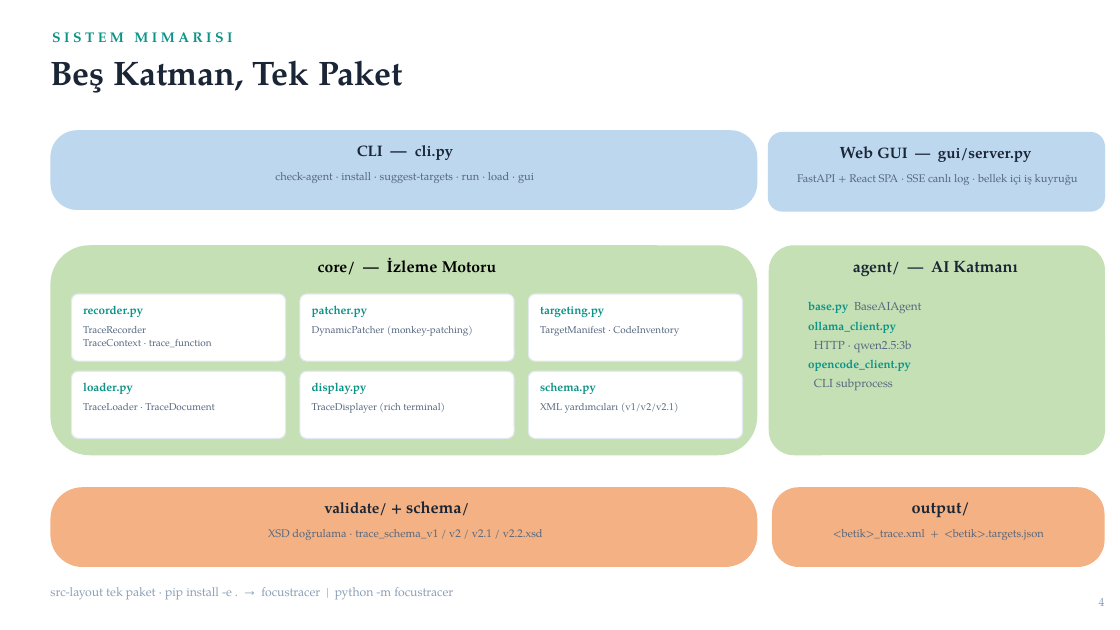
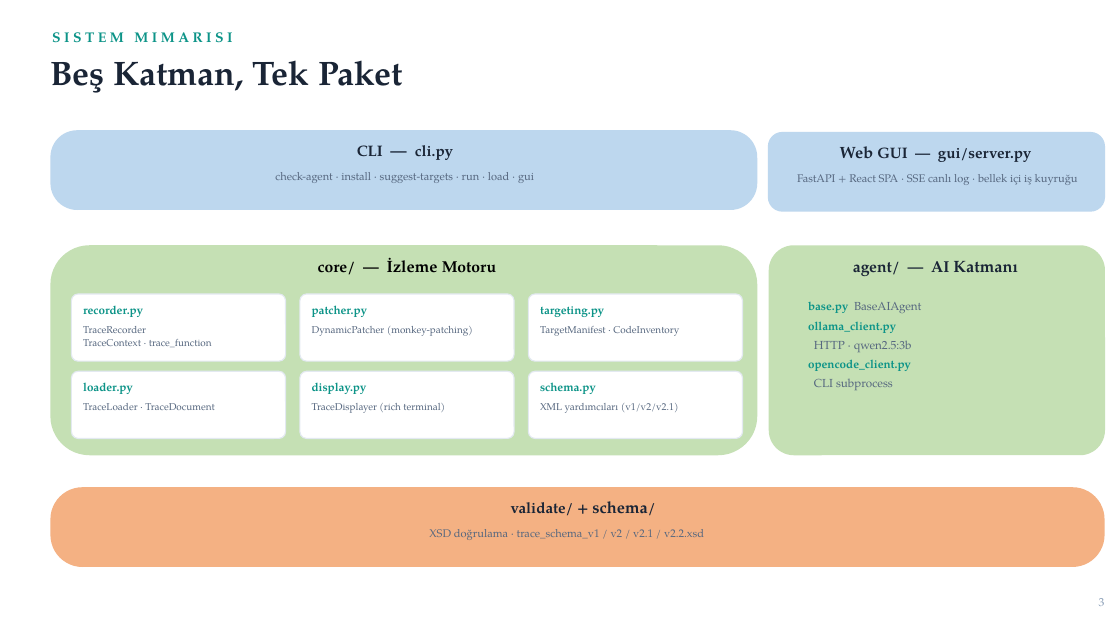
Before and after one commit to BitnetTR/focustracer, a slide deck: slide 4 of docs/FocusTracer_Sunum.pptx (slide 3 before the commit). Drawn at 1120x630 pixels with LibreOffice and Linux fonts; fonts in the diff are those of the drawing. Boxes give left, top, right and bottom in pixels: in the first picture for what was removed or moved away, otherwise in the second. Text is boxed around its words. In the diff, an @@ line names an element or a change of style, - is before the commit and + after.

```diff
--- a/docs/FocusTracer_Sunum.pptx
+++ b/docs/FocusTracer_Sunum.pptx
@@ rounded rectangle: place and size @@
-rounded rectangle at [50,487,758,567]
+rounded rectangle at [50,487,1105,567]
@@ text "validate/ + schema/": place and size @@
-text "validate/ + schema/" at [324,501,461,515]
+text "validate/ + schema/" at [511,501,647,516]
@@ rounded rectangle removed at [772,487,1105,567] @@
@@ text removed at [912,502,970,518] @@
-output/
@@ text "XSD doğrulama · trace_schema_v1 / ...": place and size @@
-text "XSD doğrulama · trace_schema_v1 / ..." at [268,529,543,540]
+text "XSD doğrulama · trace_schema_v1 / ..." at [429,529,704,540]
@@ text removed at [833,529,1043,540] @@
-<betik>_trace.xml + <betik>.targets.json
@@ text removed at [50,587,453,600] @@
-src-layout tek paket · pip install -e . → focustracer | python -m focustracer
@@ text at [1099,598,1105,606]: text changed @@
-4
+3
```
Also in this commit, not shown: 21 other slides changed, 1 slide added, 4 slides removed, 1 other file.
